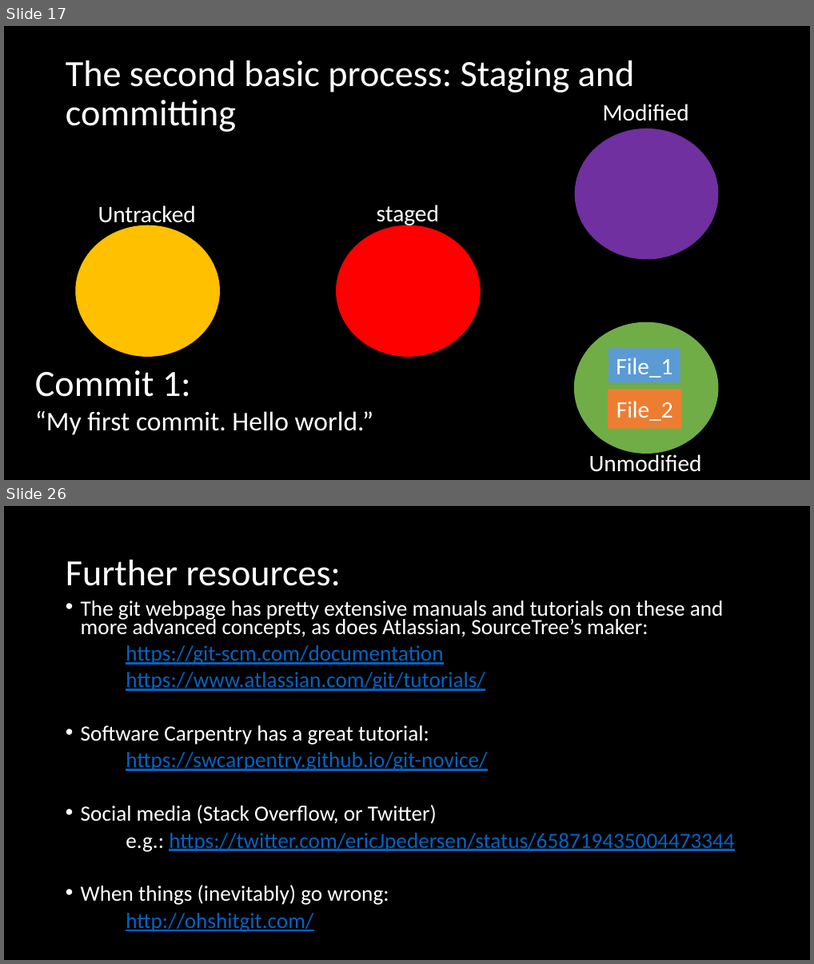
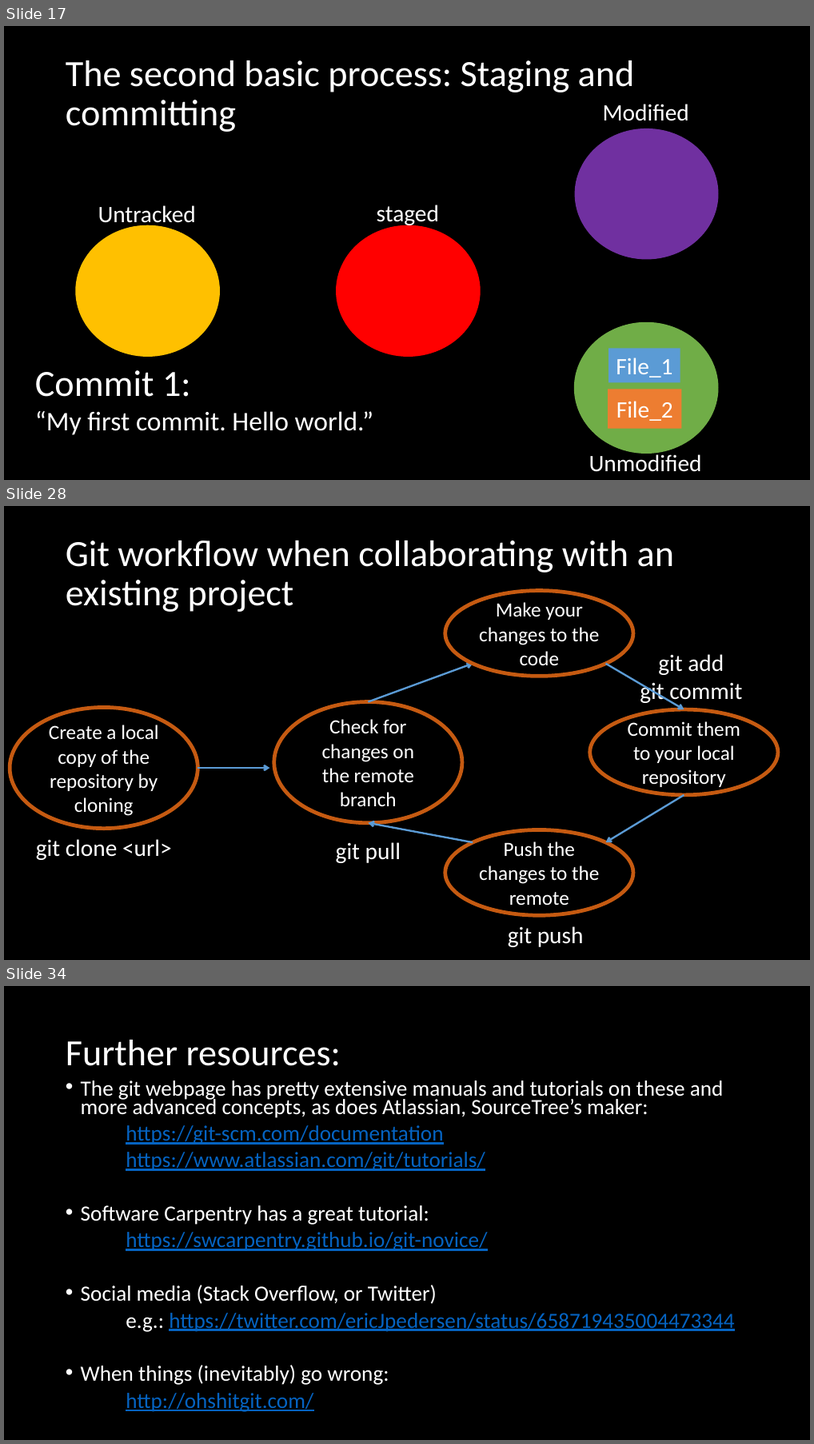
Before and after one commit to adsmithca/DFO_R_workshops, a slide deck: dfo_git_workshop/Using version control.pptx. Shown one above the other, each under a label of ours: slides 17 and 26 before the commit, slides 17, 28 and 34 after it; the slides between them are not shown. The pictures are 814x964 and 814x1444 pixels, drawn with LibreOffice and Linux fonts; fonts in the diff are those of the drawing. Boxes give left, top, right and bottom in pixels: in the first picture for what was removed or moved away, otherwise in the second. Text is boxed around its words. In the diff, an @@ line names an element or a change of style, - is before the commit and + after.

Commit message:
Extended draft of the powerpoint
Still need to figure out if I want to present branching or collaboration first (likely I'll only be able to make it through one...). Also need to expand on the branches section

```diff
--- a/dfo_git_workshop/Using version control.pptx
+++ b/dfo_git_workshop/Using version control.pptx
@@ slide 28 added at box(4, 506, 810, 960), background #000000 @@
@@ title added at box(66, 540, 674, 612), 44 pt, text #FFFFFF @@
+Git workflow when collaborating with an existing project
@@ ellipse added at box(446, 591, 634, 676), outline #C55A11 4.5 pt, 24 pt, text #FFFFFF @@
+Make your changes to the code
@@ arrow added from (368, 702) to (473, 664), #5B9BD5 2.25 pt @@
@@ arrow added from (606, 664) to (685, 709), #5B9BD5 2.25 pt @@
@@ text added at box(640, 654, 742, 704), 28 pt, text #FFFFFF @@
+git add
+git commit
@@ ellipse added at box(10, 708, 198, 828), outline #C55A11 4.5 pt, 24 pt, text #FFFFFF @@
+Create a local copy of the repository by cloning
@@ ellipse added at box(274, 702, 462, 823), outline #C55A11 4.5 pt, 24 pt, text #FFFFFF @@
+Check for changes on the remote branch
@@ ellipse added at box(590, 709, 778, 795), outline #C55A11 4.5 pt, 24 pt, text #FFFFFF @@
+Commit them to your local repository
@@ arrow added from (198, 768) to (270, 768), #5B9BD5 2.25 pt @@
@@ arrow added from (685, 795) to (606, 842), #5B9BD5 2.25 pt @@
@@ text added at box(36, 839, 172, 860), 28 pt, text #FFFFFF @@
+git clone <url>
@@ arrow added from (473, 842) to (368, 823), #5B9BD5 2.25 pt @@
@@ ellipse added at box(446, 830, 634, 915), outline #C55A11 4.5 pt, 24 pt, text #FFFFFF @@
+Push the changes to the remote
@@ text added at box(336, 842, 401, 863), 28 pt, text #FFFFFF @@
+git pull
@@ text added at box(508, 926, 584, 947), 28 pt, text #FFFFFF @@
+git push
@@ what was slide 26 is now slide 34 @@
```
Also in this commit, not shown: 7 slides changed, 14 other slides added, 7 slides removed, 7 other files.
